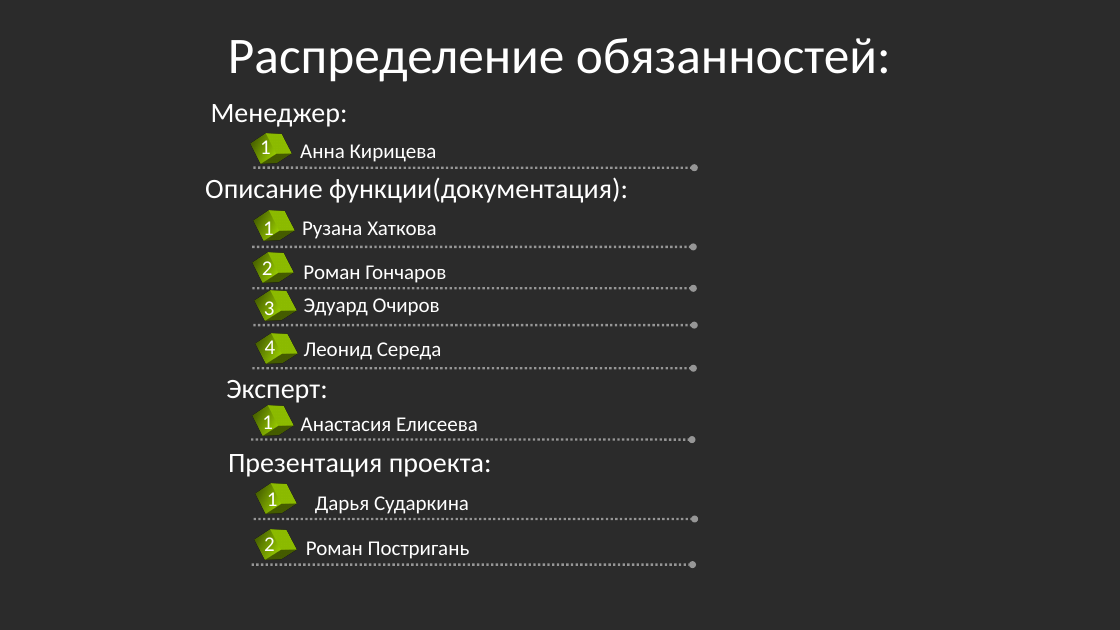
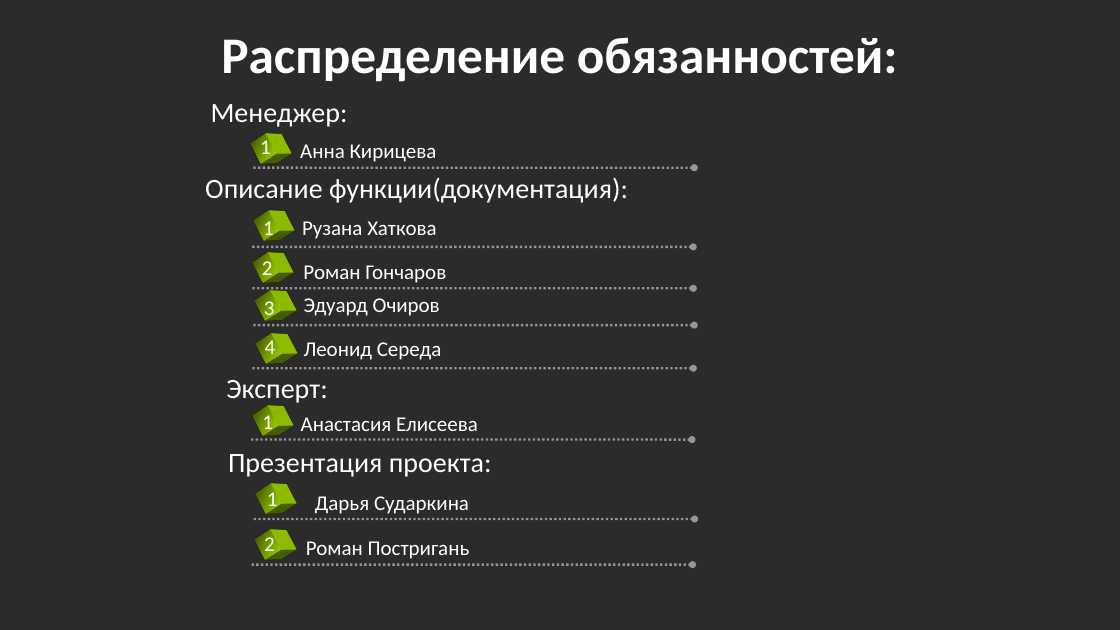
Before and after one commit to justannnnnn/pw, a slide deck: slide 2 of Проектная дейтельность.pptx. Drawn at 1120x630 pixels with LibreOffice and Linux fonts; fonts in the diff are those of the drawing; background and template pictures are left out; a plain dark background stands for a picture behind light text. Boxes give left, top, right and bottom in pixels: in the first picture for what was removed or moved away, otherwise in the second. Text is boxed around its words. In the diff, an @@ line names an element or a change of style, - is before the commit and + after.

```diff
--- a/Проектная дейтельность.pptx
+++ b/Проектная дейтельность.pptx
@@ title "Распределение обязанностей:" at box(221, 37, 898, 82): bold on @@
```
Also in this commit, not shown: 2 other slides changed.
